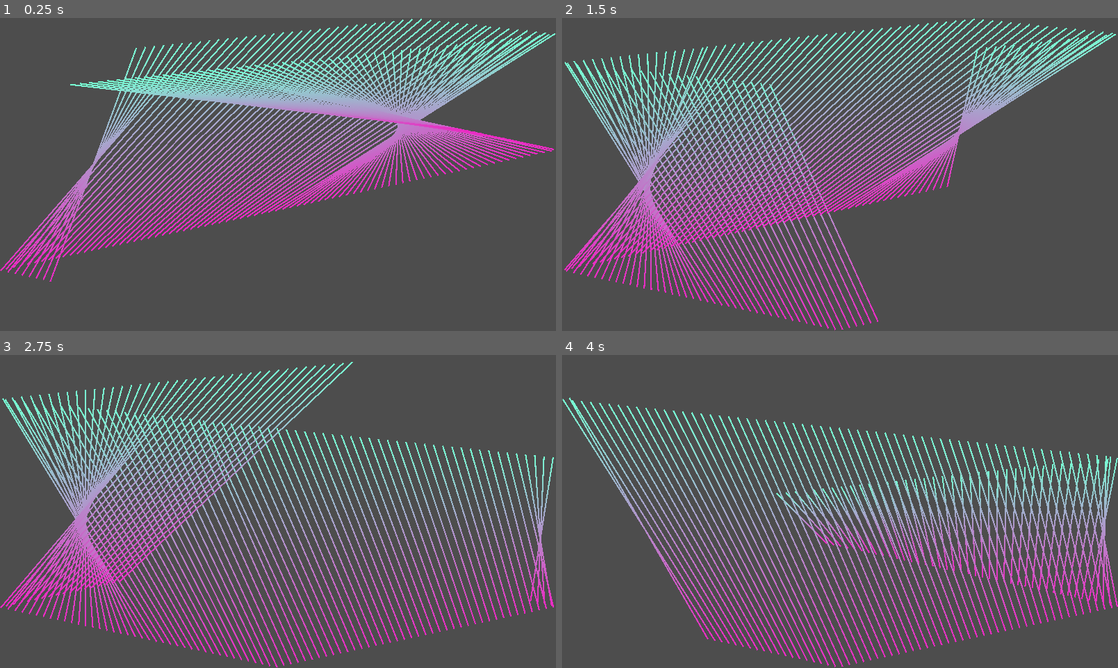
Above: before the commit, frames 1-4 (two rows, left to right).
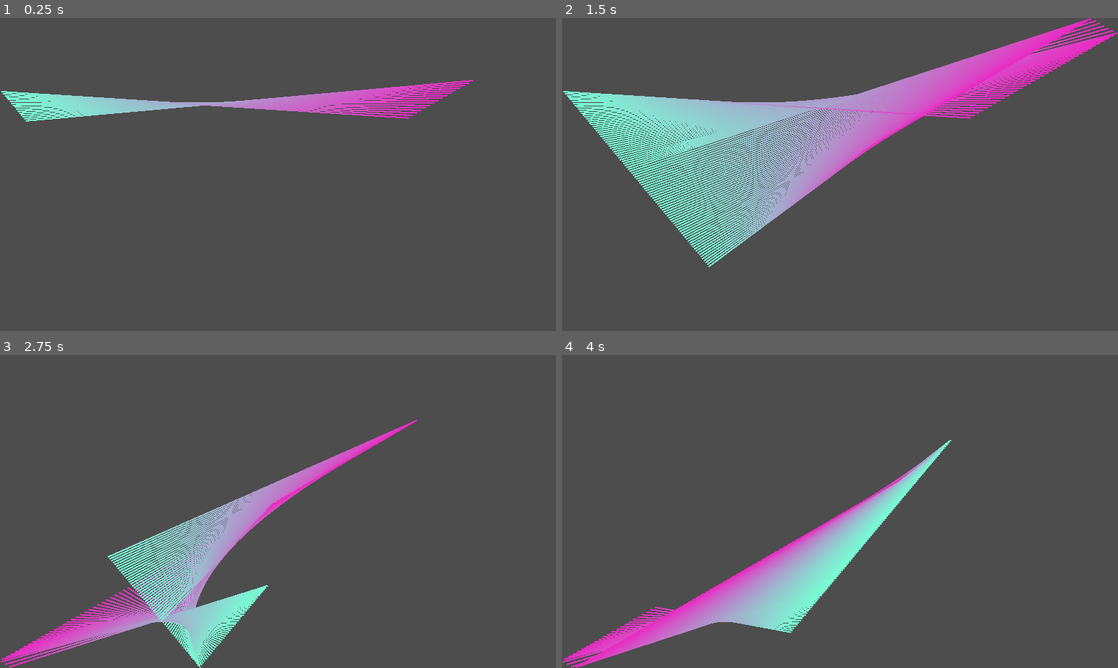
Above: after the commit, the same moments.

Repository: kasworld/gd4line2d
Game: Godot game, scene res://main.tscn
Same seed, same stepped clock (60 frames per second), same inputs: the game is played once before the commit and once after it.
Inputs:
- Up to frame 1 (0.25 s): no input
- Up to frame 2 (1.5 s): no input
- Up to frame 3 (2.75 s): no input
- Up to frame 4 (4 s): no input

The runs differ from the first frame. In frame 1, 21% of the frame differs, in the area x 0-100%, y 0-85%; in frame 2, 30%, in the area x 0-100%, y 0-100%; in frame 3, 26%; in frame 4, 21%.

Commit message:
update line move

Diff:
--- a/main.gd
+++ b/main.gd
@@ -4,28 +4,28 @@
 
 var vp_size :Vector2
 var line_list :Array
+var line_cursor :int
+const line_count = 100
 func _ready() -> void:
 	vp_size = get_viewport_rect().size
 
 	var pos_list = make_pos_list()
 	var co_list = make_co_list()
-	for i in 100:
+	var vel_list = make_vel_list()
+	for i in line_count:
 		var ln = line_scene.instantiate()
-		ln.init(pos_list,co_list)
+		ln.init(pos_list,vel_list, co_list)
 		add_child(ln)
 		line_list.append(ln)
-	for ln in line_list:
-		ln.velocity_list = line_list[0].velocity_list.duplicate()
-	for i in line_list.size():
-		for j in i:
-			line_list[j].move(1.0/30)
 
 func _process(delta: float) -> void:
-	for ln in line_list:
-		ln.move(delta)
+	var old_line = line_list[line_cursor%line_count]
+	line_cursor +=1
+	line_list[line_cursor%line_count].set_pos_vel(old_line.get_points(), old_line.get_velocity_list())
+	line_list[line_cursor%line_count].move(delta)
 
 const point_count = 2
-func make_pos_list()->Array:
+func make_pos_list()->PackedVector2Array:
 	var pos_list =[]
 	for j in point_count:
 		pos_list.append(random_pos_vector2d(vp_size))
@@ -34,7 +34,28 @@
 func random_pos_vector2d(vt :Vector2)->Vector2:
 	return Vector2( randf_range(0,vt.x), randf_range(0,vt.y) )
 
-func make_co_list()->Array:
+func make_vel_list()->PackedVector2Array:
+	var velocity_list = []
+	for i in  point_count:
+		velocity_list.append(random_vel_vector2d(vp_size))
+	return velocity_list
+
+func random_vel_vector2d(vt :Vector2)->Vector2:
+	return Vector2(random_no_zero(vt.x),random_no_zero(vt.y))
+
+func random_no_zero(w :float)->float:
+	var v = random_positive(w/2)
+	match randi_range(1,2):
+		1:
+			pass
+		2:
+			v = -v
+	return v
+
+func random_positive(w :float)->float:
+	return randf_range(w/10,w)
+
+func make_co_list()->PackedColorArray:
 	var co_list =[]
 	for j in point_count:
 		co_list.append(random_color())
--- a/move_line2d/move_line_2d.gd
+++ b/move_line2d/move_line_2d.gd
@@ -2,7 +2,8 @@
 
 var velocity_list :PackedVector2Array
 
-func init(pos_list:PackedVector2Array, co_list :PackedColorArray):
+func init(pos_list :PackedVector2Array, vt_list :PackedVector2Array, co_list :PackedColorArray):
+	velocity_list = vt_list
 	var gr = Gradient.new()
 	gr.colors = co_list
 	var offset = PackedFloat32Array()
@@ -10,12 +11,19 @@
 	$Line2D.gradient = gr
 	$Line2D.width = 5
 
+func get_points()->PackedVector2Array:
+	return $Line2D.points.duplicate()
+
+func get_velocity_list()->PackedVector2Array:
+	return velocity_list.duplicate()
+
 var vp_size :Vector2
 func _ready() -> void:
 	vp_size = get_viewport_rect().size
-	velocity_list = []
-	for i in  $Line2D.points.size():
-		velocity_list.append(random_vel_vector2d(vp_size))
+
+func set_pos_vel(pos_list :PackedVector2Array, vt_list :PackedVector2Array)->void:
+	$Line2D.points = pos_list
+	velocity_list = vt_list
 
 func move(delta: float) -> void:
 	for i in velocity_list.size():
@@ -23,25 +31,6 @@
 		var bn = bounce($Line2D.points[i],velocity_list[i],vp_size,$Line2D.width/2)
 		$Line2D.points[i] = bn.pos
 		velocity_list[i] = bn.vel
-#		if bn.xbounce != 0 :
-#			velocity_list[i].x = -random_positive(vp_size.x/2)*bn.xbounce
-#		if bn.ybounce != 0 :
-#			velocity_list[i].y = -random_positive(vp_size.y/2)*bn.ybounce
-
-func random_vel_vector2d(vt :Vector2)->Vector2:
-	return Vector2(random_no_zero(vt.x),random_no_zero(vt.y))
-
-func random_no_zero(w :float)->float:
-	var v = random_positive(w/2)
-	match randi_range(1,2):
-		1:
-			pass
-		2:
-			v = -v
-	return v
-
-func random_positive(w :float)->float:
-	return randf_range(w/10,w)
 
 func bounce(pos :Vector2,vel :Vector2, bound :Vector2, radius :float)->Dictionary:
 	var xbounce = 0
